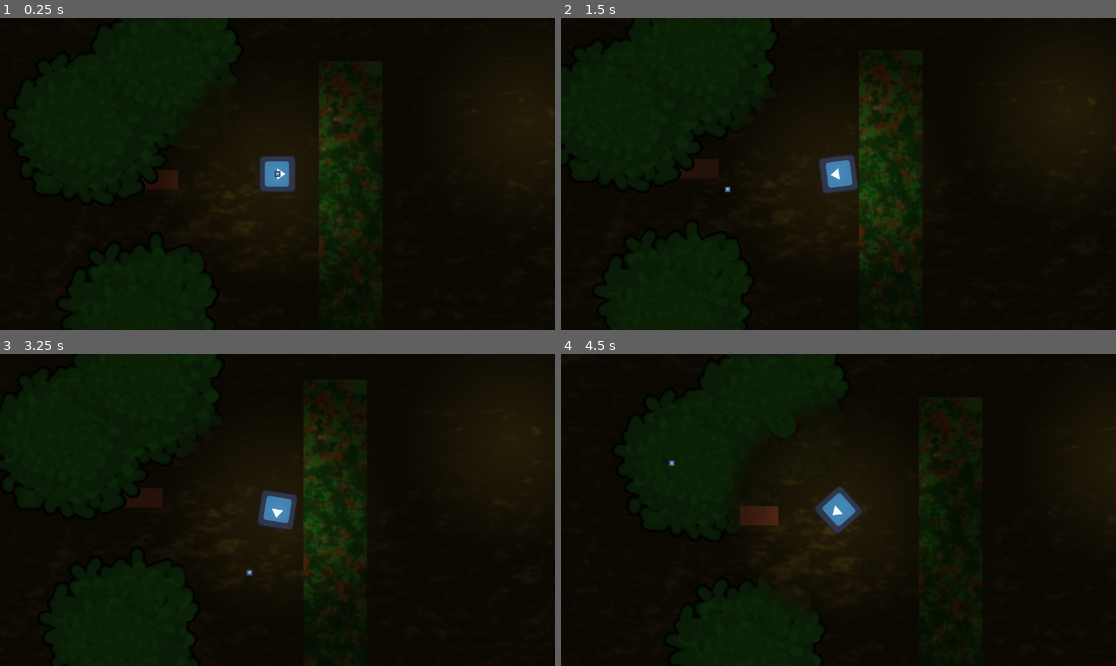
Above: before the commit, frames 1-4 (two rows, left to right).
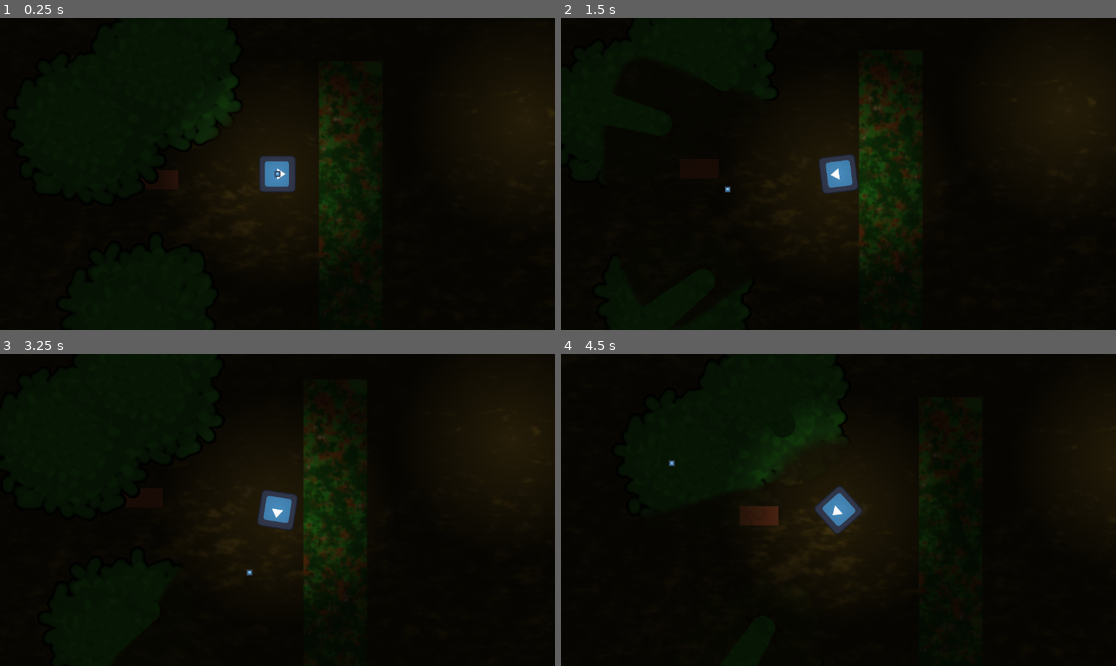
Above: after the commit, the same moments.

Repository: hiemas-lerastad/DarkwoodLike
Game: Godot game, scene res://Scenes/Game.tscn
Two runs of this game, one before a commit and one after it. Both use one fixed random seed, a clock stepped at 60 frames per second and the inputs below. The engine's default icon, where the game draws it, is replaced by a stand-in: a white triangle on a blue panel in a dark square.
Inputs (mouse positions are in pixels of both pictures, inside the frame that each line leads up to):
- Up to frame 1 (0.25 s): no input
- Up to frame 2 (1.5 s): tap Enter at 0.5 s; move the mouse to (721, 180) at 0.52 s; hold D (movement_right) 0.53-1.28 s; hold Shift (movement_sprint) 0.53-1.28 s; move the mouse to (727, 189) at 1.27 s; hold S (movement_backward) from 1.28 s (still down); tap Shift (movement_sprint) at 1.35 s
- Up to frame 3 (3.25 s): move the mouse to (333, 441) at 2.02 s; release S (movement_backward) at 2.03 s; hold D (movement_right) 2.03-2.78 s; hold Shift (movement_sprint) 2.03-2.78 s; move the mouse to (249, 572) at 2.77 s; hold W (movement_forward) from 2.78 s (still down); tap Shift (movement_sprint) at 2.85 s
- Up to frame 4 (4.5 s): move the mouse to (1005, 556) at 3.52 s; release W (movement_forward) at 3.53 s; hold Shift (movement_sprint) 3.53-4.28 s; hold Left (movement_left) from 3.53 s (still down); move the mouse to (672, 463) at 4.27 s; tap Shift (movement_sprint) at 4.35 s

The runs differ from the first frame. In frame 1, less than 0.1% of the frame differs, in the area x 35-42%, y 25-42%; in frame 2, 2.5%, in the area x 7-34%, y 13-98%; in frame 3, 0.7%; in frame 4, 1.8%.

Commit message:
Added Vision Cone

Diff:
--- a/Scenes/Levels/Level.tscn
+++ b/Scenes/Levels/Level.tscn
@@ -6,6 +6,7 @@
 [ext_resource type="Shader" uid="uid://wh0ft308bcos" path="res://Assets/Shaders/FogOfWarOutput.gdshader" id="3_133si"]
 [ext_resource type="Script" uid="uid://wk1g84wqsnqs" path="res://Scripts/Utility/PlayerFollower.gd" id="4_esopp"]
 [ext_resource type="Shader" uid="uid://bypkkaoqcp2yn" path="res://Assets/Shaders/FogOfWarViewport.gdshader" id="5_b10nm"]
+[ext_resource type="Texture2D" uid="uid://8e06vf1sobru" path="res://Assets/Textures/ViewConeTest.png" id="6_flwvg"]
 [ext_resource type="PackedScene" uid="uid://c1ltqyfy4bgto" path="res://Scenes/Levels/Objects/Tree.tscn" id="7_3jhef"]
 [ext_resource type="PackedScene" uid="uid://dktp51twu7k5j" path="res://Scenes/Entities/Player.tscn" id="8_nrlyp"]
 [ext_resource type="PackedScene" uid="uid://by62gqjd2nvj2" path="res://Scenes/Levels/Objects/Interactables/Chest.tscn" id="8_rbpxy"]
@@ -111,7 +112,15 @@
 shadow_enabled = true
 shadow_item_cull_mask = 7
 texture = SubResource("GradientTexture2D_4kpch")
-texture_scale = 0.3
+texture_scale = 0.2
+
+[node name="Vision2" type="PointLight2D" parent="Visibility/SubViewport/Vision Container"]
+rotation = 1.5708
+range_item_cull_mask = 2
+shadow_enabled = true
+shadow_item_cull_mask = 7
+texture = ExtResource("6_flwvg")
+texture_scale = 0.8
 
 [node name="Base" type="ColorRect" parent="Visibility/SubViewport"]
 light_mask = 2
@@ -163,12 +172,10 @@
 
 [node name="Lighting" type="Node2D" parent="." node_paths=PackedStringArray("ambient_light", "lights")]
 script = ExtResource("10_133si")
-ambient_light_amount = 0.3
 ambient_light = NodePath("Canvas Modulate")
 lights = [NodePath("Point Light 2D"), NodePath("Point Light 2D2")]
 
 [node name="Canvas Modulate" type="CanvasModulate" parent="Lighting"]
-visible = false
 color = Color(0.25, 0.25, 0.25, 1)
 
 [node name="Point Light 2D" type="PointLight2D" parent="Lighting"]
Binary file added: Assets/Textures/ViewConeTest.png
Not shown, added: Assets/Textures/ViewConeTest.png.import
Not shown: 1 places in Scenes/Levels/Level.tscn that only renumber resources
Not shown, changed: Assets/Sprites.xcf
